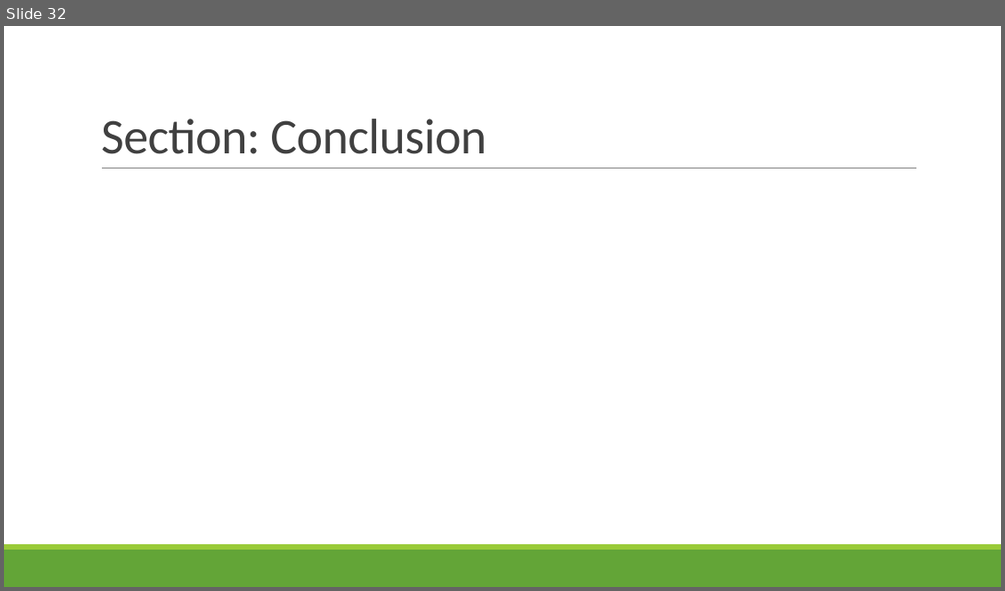
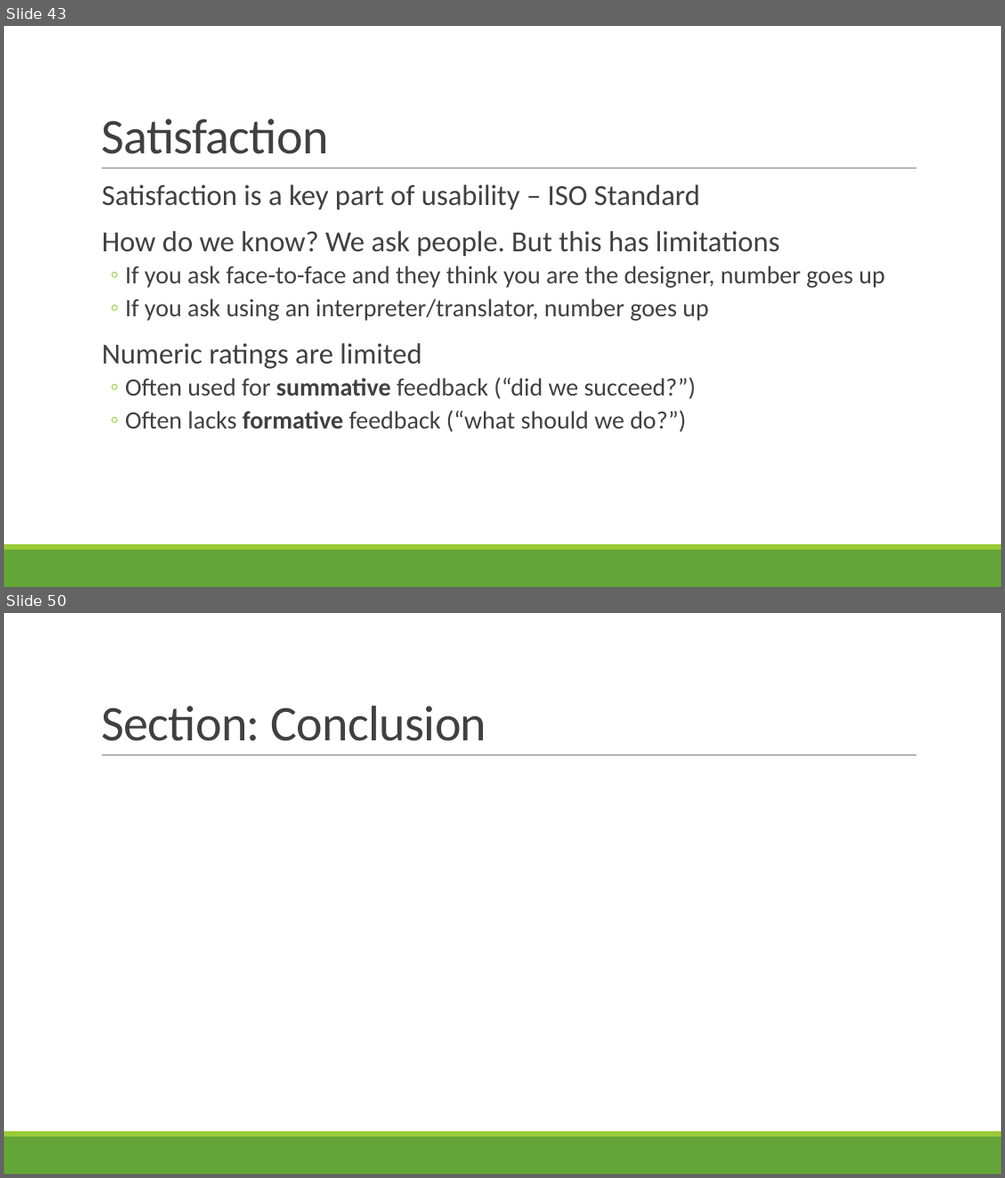
Before and after one commit to rbohrer/pl-course, a slide deck: LectureSlides/08Design1.pptx. Shown one above the other, each under a label of ours: slide 32 before the commit, slides 43 and 50 after it; the slides between them are not shown. The pictures are 1005x591 and 1005x1178 pixels, drawn with LibreOffice and Linux fonts; fonts in the diff are those of the drawing. Boxes give left, top, right and bottom in pixels: in the first picture for what was removed or moved away, otherwise in the second. Text is boxed around its words. In the diff, an @@ line names an element or a change of style, - is before the commit and + after.

```diff
--- a/LectureSlides/08Design1.pptx
+++ b/LectureSlides/08Design1.pptx
@@ slide 43 added at (4, 26, 1001, 587), background #FFFFFF; not listed: 3 template elements that a slide beside it also shows @@
@@ title added at (101, 119, 328, 154), 48 pt, text #404040 @@
+Satisfaction
@@ text added at (102, 184, 884, 432), 24 pt, text #404040 @@
+  Satisfaction is a key part of usability – ISO Standard
+  How do we know? We ask people. But this has limitations
+  ◦ If you ask face-to-face and they think you are the designer, number goes up
+  ◦ If you ask using an interpreter/translator, number goes up
+  Numeric ratings are limited
+  ◦ Often used for summative feedback (“did we succeed?”)
+  ◦ Often lacks formative feedback (“what should we do?”)
@@ what was slide 32 is now slide 50 @@
```
Also in this commit, not shown: 2 slides changed, 17 other slides added.
